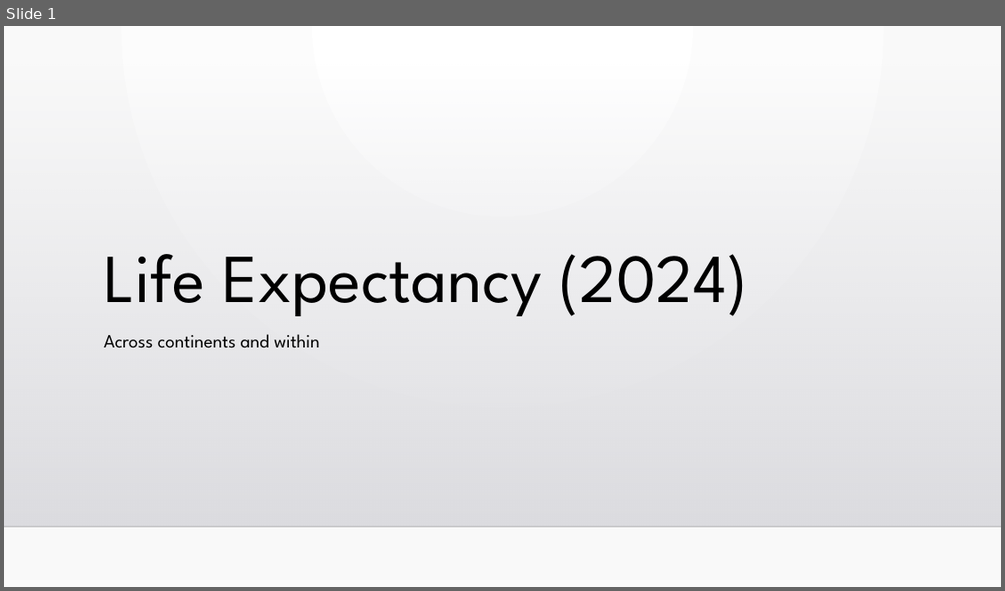
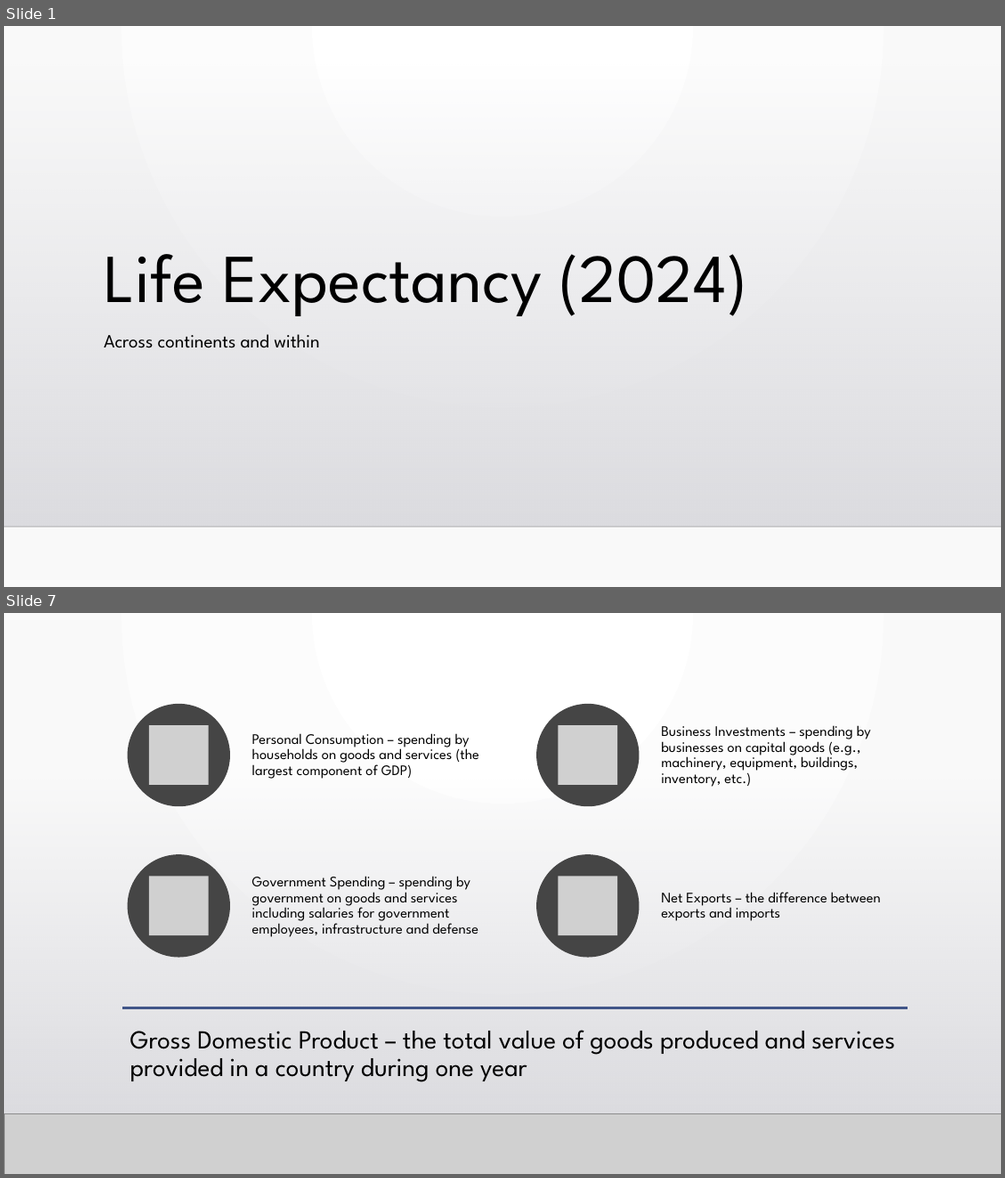
Before and after one commit to davidag2696/life_expectancy, a slide deck: Life Expectancy (2024).pptx. Shown one above the other, each under a label of ours: slide 1 before the commit, slides 1 and 7 after it; the slides between them are not shown. The pictures are 1005x591 and 1005x1178 pixels, drawn with LibreOffice and Linux fonts; fonts in the diff are those of the drawing; grey boxes stand for pictures; background and template pictures are left out. Boxes give left, top, right and bottom in pixels: in the first picture for what was removed or moved away, otherwise in the second. Text is boxed around its words. In the diff, an @@ line names an element or a change of style, - is before the commit and + after.

```diff
--- a/Life Expectancy (2024).pptx
+++ b/Life Expectancy (2024).pptx
@@ slide 7 added at (4, 613, 1001, 1174), background gradient #FFFFFF to #FAFAFA; not listed: 2 template elements that a slide beside it also shows @@
@@ rectangle added at (4, 613, 1001, 1174), fill gradient #FFFFFF to #FAFAFA @@
@@ rectangle added at (4, 779, 1001, 1114), fill gradient #DCDCE0 @@
@@ group added at (128, 704, 881, 957): 4 ellipses, 4 pictures, 4 texts @@
+Personal Consumption – spending by households on goods and services (the largest component of GDP)
+Business Investments – spending by businesses on capital goods (e.g., machinery, equipment, buildings, inventory, etc.)
+Government Spending – spending by government on goods and services including salaries for government employees, infrastructure and defense
+Net Exports – the difference between exports and imports
@@ line added from (123, 1008) to (908, 1008), #415588 2.5 pt @@
@@ title added at (130, 1030, 895, 1082), 25 pt, text #000000 @@
+Gross Domestic Product – the total value of goods produced and services provided in a country during one year
@@ line added from (4, 1114) to (1001, 1114), #000001 1 pt @@
@@ picture added at (4, 1113, 1001, 1174) @@
```
Also in this commit, not shown: 2 slides changed, 12 other slides added, 2 slides removed, 16 other files.
